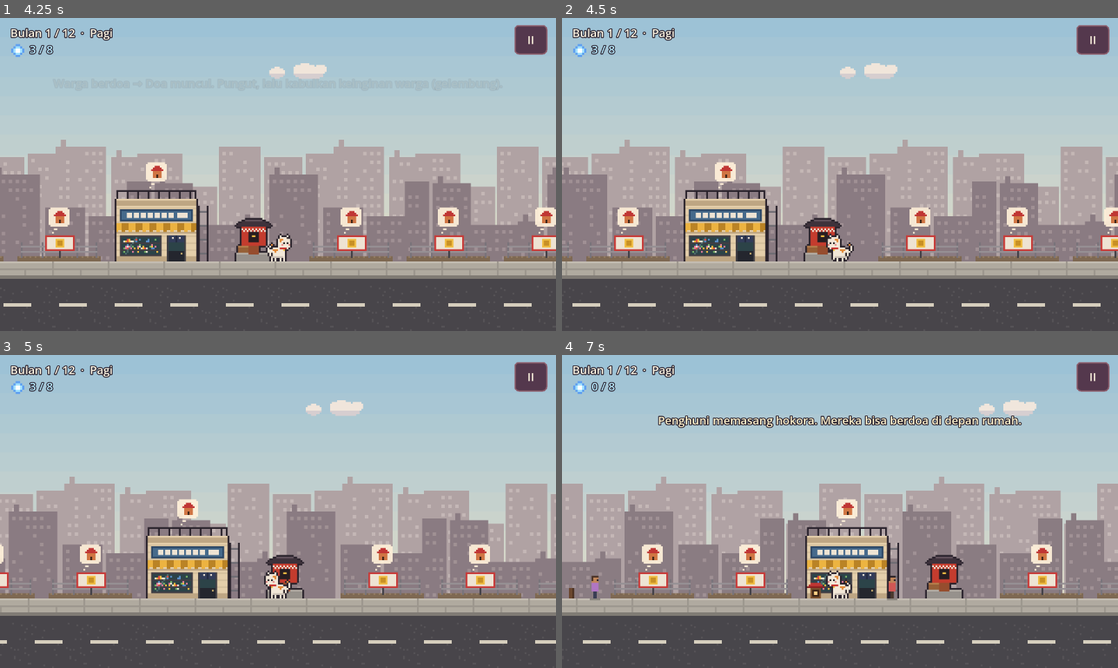
Above: before the commit, frames 1-4 (two rows, left to right).
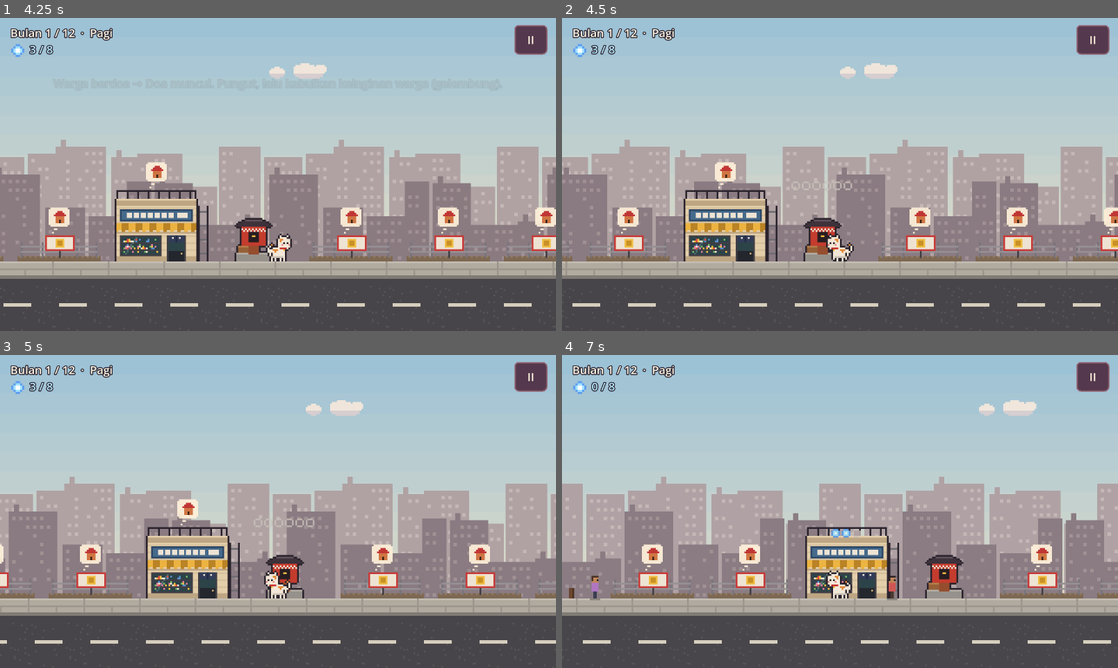
Above: after the commit, the same moments.

Repository: onicoode/gang-roh
Game: Godot game, scene res://scenes/menu.tscn
The game is run twice, just before and just after one commit, with the same random seed, the same clock (stepped at 60 frames per second) and the same inputs.
Inputs (mouse positions are in pixels of both pictures, inside the frame that each line leads up to):
- Up to frame 1 (4.25 s): click "Mulai" at 0.5 s; click "Mulai Sesi" at 1.25 s; click "II" at 2 s; click "Lanjut" at 2.75 s; move the mouse to (250, 237) at 3.52 s; hold W (move_up) from 3.53 s (still down); hold Space (action) from 3.53 s (still down); click (250, 237) at 3.67 s
- Up to frame 2 (4.5 s): release W (move_up) at 4.25 s; release Space (action) at 4.25 s; drag from (1006, 221) to (812, 237) at 4.27 s
- Up to frame 3 (5 s): no input
- Up to frame 4 (7 s): move the mouse to (673, 464) at 5.02 s; hold A (move_left) 5.03-5.75 s; hold Space (action) 5.03-5.75 s; drag from (867, 511) to (673, 464) at 5.77 s; move the mouse to (756, 433) at 6.52 s; hold S (move_down) from 6.53 s (still down); hold Space (action) from 6.53 s (still down)

Frame 1 is identical in both runs. In frame 2, less than 0.1% of the frame differs, in the area x 49-53%, y 52-56%; in frame 3, less than 0.1%; in frame 4, 1.9%, in the area x 17-83%, y 19-78%.

Commit message:
Kuil bisa di-upgrade: Kitsune-bi, Komainu, Kodama, aura (v0.6)
- shrine.gd: kuil Lv1-5, upgrade dengan Doa di depan kuil, hiasan bertambah
  (lentera batu, patung Komainu, pohon suci, cahaya emas).
- Lv2+: Kitsune-bi terbang menembak yokai di seluruh gang.
- Lv3+: Komainu berjaga di kedua pagar.
- Lv4+: Kodama merawat semua bangunan tiap pagi.
- Lv5: pengunjung kuil membawa 3 Doa, roh pelindung +1 nyawa.

Co-Authored-By: Claude Opus 5.5 <noreply@anthropic.com>
Claude-Session: https://claude.ai/code/session_01VayXwiUjLrRsCYEWtm5Gak

Diff:
--- /dev/null
+++ b/scripts/shrine.gd
@@ -0,0 +1,109 @@
+extends Node2D
+## Kuil pusat. Bisa di-upgrade dengan Doa (Lv 1–5): kekuatan roh kuil bertambah.
+## Lv2: 1 Kitsune-bi tiap malam (Lv3: 2, Lv4+: 3).
+## Lv3: Komainu berjaga di kedua pagar tiap malam.
+## Lv4: Kodama merawat semua bangunan tiap pagi (+10 kondisi).
+## Lv5: pengunjung kuil membawa 3 Doa; semua roh pelindung +1 nyawa.
+## Hiasan kuil ikut bertambah: lentera batu, patung Komainu, pohon suci, cahaya emas.
+
+const MAX_LEVEL := 5
+const COSTS: Array[int] = [0, 6, 10, 15, 20] # biaya naik ke level berikutnya (indeks = level sekarang)
+const SLOT := preload("res://sprites/slots.png")
+
+const DESC := {
+	2: "Kitsune-bi menjaga gang di malam hari.",
+	3: "Komainu berjaga di pagar. Kitsune-bi bertambah.",
+	4: "Kodama merawat bangunan tiap pagi.",
+	5: "Pengunjung membawa lebih banyak Doa. Roh pelindung makin kuat.",
+}
+
+var world: Node = null
+var level := 1
+var paid := 0
+var show_slots := false:
+	set(v):
+		if v != show_slots:
+			show_slots = v
+			queue_redraw()
+
+var _anim := 0.0
+var _glow := 0.0
+
+
+func _process(delta: float) -> void:
+	_anim += delta
+	_glow = maxf(_glow - delta, 0.0)
+	if level >= 2 or _glow > 0.0:
+		queue_redraw()
+
+
+# ---------------------------------------------------------------- dipakai kucing
+
+func cost() -> int:
+	return COSTS[level] if level < MAX_LEVEL else 0
+
+
+func can_take_coin() -> bool:
+	return level < MAX_LEVEL
+
+
+func add_coin() -> void:
+	paid += 1
+	world.sfx.play("drop")
+	if paid >= cost():
+		paid = 0
+		level += 1
+		_glow = 1.5
+		world.sfx.play("floor")
+		world.shake(1.5)
+		world.say("Kuil naik ke Lv %d! %s" % [level, DESC[level]])
+	queue_redraw()
+
+
+func fox_count() -> int:
+	return clampi(level - 1, 0, 3)
+
+
+# ---------------------------------------------------------------- gambar
+
+func _draw() -> void:
+	# lentera batu di kiri-kanan (Lv2+)
+	if level >= 2:
+		for sx: float in [-17.0, 13.0]:
+			draw_rect(Rect2(sx + 1, -3, 3, 3), Color("8a8a86"))
+			draw_rect(Rect2(sx + 2, -7, 1, 4), Color("8a8a86"))
+			draw_rect(Rect2(sx, -10, 5, 3), Color("9a9a96"))
+			var flick: float = 0.75 + 0.25 * sin(_anim * 7.0 + sx)
+			draw_rect(Rect2(sx + 1, -9, 3, 1), Color(1, 0.8, 0.4, flick))
+			draw_rect(Rect2(sx - 1, -11, 7, 1), Color("7a7a76"))
+	# patung Komainu kecil (Lv3+)
+	if level >= 3:
+		for sx: float in [-23.0, 19.0]:
+			draw_rect(Rect2(sx, -2, 4, 2), Color("6a6a68"))
+			draw_rect(Rect2(sx, -5, 3, 3), Color("9a9a96"))
+			draw_rect(Rect2(sx + 1, -7, 3, 2), Color("8a8a86"))
+	# pohon suci bertali shimenawa (Lv4+)
+	if level >= 4:
+		var tx := -30.0
+		draw_rect(Rect2(tx, -18, 3, 18), Color("5a3a24"))
+		draw_rect(Rect2(tx - 6, -30, 15, 8), Color("3a6a3a"))
+		draw_rect(Rect2(tx - 4, -34, 11, 5), Color("4a7a44"))
+		draw_rect(Rect2(tx - 1, -12, 5, 1), Color("e8dcb0"))
+		draw_rect(Rect2(tx + 1, -11, 1, 2), Color("f4f0e6"))
+	# cahaya emas (Lv5)
+	if level >= 5:
+		var a: float = 0.12 + 0.06 * sin(_anim * 2.0)
+		draw_rect(Rect2(-14, -36, 28, 36), Color(1, 0.85, 0.4, a))
+	if _glow > 0.0:
+		draw_rect(Rect2(-18, -40, 36, 40), Color(1, 0.95, 0.7, _glow * 0.3))
+	# lingkaran Doa untuk naik level
+	if show_slots and can_take_coin():
+		var n := cost()
+		var per_row := 10
+		for i in n:
+			var row: int = floori(i / float(per_row))
+			var col: int = i % per_row
+			var cnt: int = mini(n - row * per_row, per_row)
+			var x := -cnt * 3.0 + col * 6.0
+			var src := Rect2(5 if i < paid else 0, 0, 5, 5)
+			draw_texture_rect_region(SLOT, Rect2(Vector2(x, -46 + row * 7), Vector2(5, 5)), src)
--- a/scripts/spirit.gd
+++ b/scripts/spirit.gd
@@ -4,18 +4,27 @@
 ## - Bakezōri (sandal): cepat, serangan dekat.
 ## - Karakasa (payung): kuat menahan serangan, serangan dekat.
 ## - Chōchin (lentera): lemah, menembak api dari jauh.
-
-enum Kind { ZORI, KASA, CHOCHIN }
-
-const LEASH := 56.0 # jarak maksimal dari rumah
-const AGGRO := 50.0 # jarak melihat yōkai
-
-## Kind: [hp, kecepatan, jangkauan, jeda serang]
+## Roh kuil (dipanggil kalau kuil di-upgrade):
+## - Kitsune-bi (api rubah): terbang ke seluruh gang, menembak dari jauh.
+## - Komainu (anjing singa batu): berjaga di pagar, sangat kuat & tahan banting.
+
+enum Kind { ZORI, KASA, CHOCHIN, KITSUNE, KOMAINU }
+
+
+## Kind: [hp, kecepatan, jangkauan, jeda serang, kerusakan, jarak maks dari rumah, jarak lihat]
 const STATS := {
-	Kind.ZORI: [3, 26.0, 6.0, 0.8],
-	Kind.KASA: [6, 16.0, 7.0, 1.1],
-	Kind.CHOCHIN: [2, 14.0, 40.0, 1.6],
+	Kind.ZORI: [3, 26.0, 6.0, 0.8, 1, 56.0, 50.0],
+	Kind.KASA: [6, 16.0, 7.0, 1.1, 1, 56.0, 50.0],
+	Kind.CHOCHIN: [2, 14.0, 40.0, 1.6, 1, 56.0, 50.0],
+	Kind.KITSUNE: [4, 34.0, 44.0, 1.2, 1, 1000.0, 1000.0],
+	Kind.KOMAINU: [14, 10.0, 8.0, 1.0, 2, 14.0, 30.0],
 }
+
+const FOX := Color("7ad0ff")
+const FOX_L := Color("e8fbff")
+const STONE := Color("9a9a96")
+const STONE_D := Color("6a6a68")
+const STONE_L := Color("c4c4bc")
 
 const STRAW := Color("d8b878")
 const STRAW_D := Color("a0804a")
@@ -43,6 +52,9 @@
 var _speed := 20.0
 var _range := 6.0
 var _cd_time := 1.0
+var _dmg := 1
+var _leash := 56.0
+var _aggro := 50.0
 var _cd := 0.0
 var _dir := 1
 var _anim := 0.0
@@ -60,6 +72,12 @@
 	_speed = float(st[1])
 	_range = float(st[2])
 	_cd_time = float(st[3])
+	_dmg = int(st[4])
+	_leash = float(st[5])
+	_aggro = float(st[6])
+	if world.shrine_level() >= 5:
+		_max_hp += 1 # aura kuil
+		hp = _max_hp
 	_anim = randf() * 3.0
 	_wander = home_x + randf_range(-20.0, 20.0)
 	modulate.a = 0.0 # muncul perlahan
@@ -80,8 +98,8 @@
 		return
 	modulate.a = minf(modulate.a + delta * 2.0, 1.0)
 	_cd -= delta
-	var target: Node = world.nearest_yokai(position.x, AGGRO)
-	if target != null and absf(target.position.x - home_x) > LEASH + _range:
+	var target: Node = world.nearest_yokai(position.x, _aggro)
+	if target != null and absf(target.position.x - home_x) > _leash + _range:
 		target = null
 	if target != null:
 		var dx: float = target.position.x - position.x
@@ -94,7 +112,8 @@
 	else:
 		# berkeliling di sekitar rumah
 		if absf(_wander - position.x) < 2.0:
-			_wander = home_x + randf_range(-24.0, 24.0)
+			var r: float = minf(24.0, _leash)
+			_wander = home_x + randf_range(-r, r)
 		var d: float = _wander - position.x
 		_dir = 1 if d > 0.0 else -1
 		_move(_dir, delta * 0.5)
@@ -103,17 +122,17 @@
 
 func _move(dir: int, delta: float) -> void:
 	var nx := position.x + dir * _speed * delta
-	position.x = clampf(nx, home_x - LEASH, home_x + LEASH)
+	position.x = clampf(nx, home_x - _leash, home_x + _leash)
 	position.x = clampf(position.x, 4.0, float(world.world_w) - 4.0)
 	_moving = true
 
 
 func _attack(target: Node) -> void:
-	if kind == Kind.CHOCHIN:
+	if kind == Kind.CHOCHIN or kind == Kind.KITSUNE:
 		_bolt_t = 0.2
 		_bolt_to = target.position + Vector2(0, -6) - position
 		world.sfx.play("fire")
-	target.take_hit(1)
+	target.take_hit(_dmg)
 
 
 func take_hit(dmg: int) -> void:
@@ -136,7 +155,7 @@
 
 func _draw() -> void:
 	var hop := 0.0
-	if kind != Kind.CHOCHIN and _moving:
+	if kind != Kind.CHOCHIN and kind != Kind.KITSUNE and _moving:
 		hop = -absf(sin(_anim * 10.0)) * 2.0
 	draw_rect(Rect2(-3, 0, 7, 1), SHADOW)
 	draw_set_transform(Vector2(0, roundf(hop)), 0.0, Vector2(_dir, 1.0))
@@ -148,6 +167,10 @@
 			_draw_kasa(fl)
 		Kind.CHOCHIN:
 			_draw_chochin(fl)
+		Kind.KITSUNE:
+			_draw_kitsune(fl)
+		Kind.KOMAINU:
+			_draw_komainu(fl)
 	draw_set_transform(Vector2.ZERO)
 	if _bolt_t > 0.0:
 		var a := Vector2(0, -8)
@@ -205,3 +228,30 @@
 	draw_rect(Rect2(1, by - 6, 1, 1), EYE)
 	draw_rect(Rect2(0, by - 4, 2, 1), EYE)
 	draw_rect(Rect2(1, by - 3, 1, 2), TONGUE)
+
+
+func _draw_kitsune(fl: bool) -> void:
+	# bola api biru melayang dengan ekor berkedip
+	var by := roundf(sin(_anim * 4.0) * 2.0) - 14.0
+	var flick: int = int(_anim * 8.0) % 3
+	draw_rect(Rect2(-5, by - 5, 10, 10), Color(0.5, 0.85, 1.0, 0.15))
+	draw_rect(Rect2(-6 - flick, by - 1, 3 + flick, 2), Color(0.5, 0.85, 1.0, 0.6))
+	draw_rect(Rect2(-2, by - 3, 5, 5), _c(FOX, fl))
+	draw_rect(Rect2(-1, by - 4, 3, 7), _c(FOX, fl))
+	draw_rect(Rect2(0, by - 2, 2, 3), _c(FOX_L, fl))
+	draw_rect(Rect2(1, by - 6 + (flick % 2), 1, 2), _c(FOX, fl))
+
+
+func _draw_komainu(fl: bool) -> void:
+	# anjing singa batu duduk, surai keriting
+	draw_rect(Rect2(-5, -2, 10, 2), _c(STONE_D, fl)) # alas
+	draw_rect(Rect2(-4, -7, 6, 5), _c(STONE, fl)) # badan
+	draw_rect(Rect2(-5, -6, 2, 3), _c(STONE_D, fl)) # ekor
+	draw_rect(Rect2(1, -12, 5, 5), _c(STONE, fl)) # kepala
+	draw_rect(Rect2(0, -13, 4, 2), _c(STONE_D, fl)) # surai
+	draw_rect(Rect2(-1, -11, 2, 4), _c(STONE_D, fl))
+	draw_rect(Rect2(4, -11, 1, 1), EYE)
+	draw_rect(Rect2(4, -8, 2, 1), _c(STONE_L, fl)) # mulut
+	draw_rect(Rect2(2, -4, 2, 2), _c(STONE_L, fl)) # kaki depan
+	if _cd > _cd_time - 0.2:
+		draw_rect(Rect2(6, -10, 2, 1), Color("ffd890")) # auman
--- a/scripts/world.gd
+++ b/scripts/world.gd
@@ -39,6 +39,7 @@
 const GakiScript := preload("res://scripts/gaki.gd")
 const SpiritScript := preload("res://scripts/spirit.gd")
 const WargaScript := preload("res://scripts/warga.gd")
+const ShrineScript := preload("res://scripts/shrine.gd")
 const SfxScript := preload("res://scripts/sfx.gd")
 
 # Warna langit sepanjang hari (0 = pagi, 1 = pagi berikutnya)
@@ -55,6 +56,7 @@
 var ended := false
 var lost := false
 var gates: Array = [] # [kiri, kanan]
+var shrine_up: Node2D # kuil pusat yang bisa di-upgrade (hiasan + level)
 var sfx: Node
 
 var warn_t := WARN_T
@@ -119,6 +121,11 @@
 
 	street.region_rect = Rect2(0, 0, world_w, 40)
 	shrine.position = Vector2(MARGIN + SHRINE_PLOT * PLOT_W + PLOT_W / 2.0, 0)
+	shrine_up = ShrineScript.new()
+	shrine_up.world = self
+	shrine_up.position = shrine.position
+	tinted.add_child(shrine_up)
+	tinted.move_child(shrine_up, shrine.get_index() + 1)
 
 	for i in N_PLOTS:
 		if i == SHRINE_PLOT:
@@ -209,6 +216,8 @@
 		for g in gates:
 			if g.can_take_coin() and absf(cat.position.x - g.position.x) < 14.0:
 				return g
+		if shrine_up.can_take_coin() and absf(cat.position.x - shrine.position.x) < 12.0:
+			return shrine_up
 	for b in buildings:
 		var j: int = Building.Job.NONE
 		if on_ground and absf(cat.position.x - b.center_x()) < 18.0:
@@ -284,6 +293,15 @@
 	say("Gaki mengotori kuil! Besok pagi pengunjung berkurang. (%d)" % _stolen)
 
 
+func shrine_level() -> int:
+	return shrine_up.level if shrine_up else 1
+
+
+## Doa per pengunjung kuil pusat.
+func shrine_doa() -> int:
+	return 3 if shrine_level() >= 5 else 2
+
+
 func prayer_time() -> bool:
 	return day_t < PRAYER_END_T and not ended
 
@@ -303,7 +321,7 @@
 		w.amount = 1
 	else:
 		w.spot_x = shrine.position.x
-		w.amount = 2
+		w.amount = shrine_doa()
 	_warga.add_child(w)
 
 
@@ -317,7 +335,7 @@
 	w.start_x = x
 	w.position = Vector2(x, 0)
 	w.spot_x = shrine.position.x
-	w.amount = 2
+	w.amount = shrine_doa()
 	w.from_edge = true
 	_warga.add_child(w)
 
@@ -459,8 +477,8 @@
 	for b in buildings:
 		if b.floors > 0 and b.condition < Building.RUIN:
 			ruined += 1
-	return "Toko berdiri: %d\nTotal lantai: %d\nGedung tertinggi: %d lantai\nBangunan bobrok: %d\nPetak digusur: %d\nYokai dikalahkan: %d" % [
-		shops, total, tallest, ruined, owned_count(), kills]
+	return "Toko berdiri: %d\nTotal lantai: %d\nGedung tertinggi: %d lantai\nBangunan bobrok: %d\nPetak digusur: %d\nYokai dikalahkan: %d\nKuil: Lv %d" % [
+		shops, total, tallest, ruined, owned_count(), kills, shrine_level()]
 
 
 # ---------------------------------------------------------------- waktu
@@ -483,7 +501,16 @@
 		s.fade()
 	for b in buildings:
 		b.on_new_month()
+	if shrine_level() >= 4:
+		# Kodama merawat bangunan
+		for b in buildings:
+			if b.floors > 0 and not b.owned and b.condition < 100.0:
+				b.condition = minf(b.condition + 10.0, 100.0)
+				b.rebuild()
+		say("Kodama merawat bangunan-bangunan gang.")
 	_shrine_offering()
+	if month == 2:
+		say("Tips: persembahkan Doa di kuil pusat untuk memanggil roh pelindung (Kitsune-bi, Komainu).")
 
 
 func _lose() -> void:
@@ -593,8 +620,29 @@
 			s.position = Vector2(b.door_x() - 4.0 * i, 0)
 			_spirits.add_child(s)
 			total += 1
-	if total > 0:
-		say("%d Tsukumogami bangun menjaga gang." % total)
+	# roh kuil
+	var foxes: int = shrine_up.fox_count()
+	for i in foxes:
+		_add_spirit(SpiritScript.Kind.KITSUNE, shrine.position.x, shrine.position.x + (i - 1) * 8.0)
+	if shrine_level() >= 3:
+		_add_spirit(SpiritScript.Kind.KOMAINU, gates[0].position.x + 12.0, gates[0].position.x + 12.0)
+		_add_spirit(SpiritScript.Kind.KOMAINU, gates[1].position.x - 12.0, gates[1].position.x - 12.0)
+	var extra: String = ""
+	if foxes > 0:
+		extra = ", %d Kitsune-bi" % foxes
+	if shrine_level() >= 3:
+		extra += ", 2 Komainu"
+	if total > 0 or extra != "":
+		say("%d Tsukumogami bangun menjaga gang%s." % [total, extra])
+
+
+func _add_spirit(kind: int, home: float, x: float) -> void:
+	var s = SpiritScript.new()
+	s.world = self
+	s.kind = kind
+	s.home_x = home
+	s.position = Vector2(x, 0)
+	_spirits.add_child(s)
 
 
 func _update_focus() -> void:
@@ -669,6 +717,7 @@
 			buildings[3].rebuild()
 			gates[0].hp = 2
 			gates[0].queue_redraw()
+			shrine_up.level = 3
 		elif arg.begins_with("--time="):
 			day_t = float(arg.substr(7))
 		elif arg.begins_with("--month="):
Not shown, changed: CLAUDE.md
Not shown, changed: docs/GDD.md
